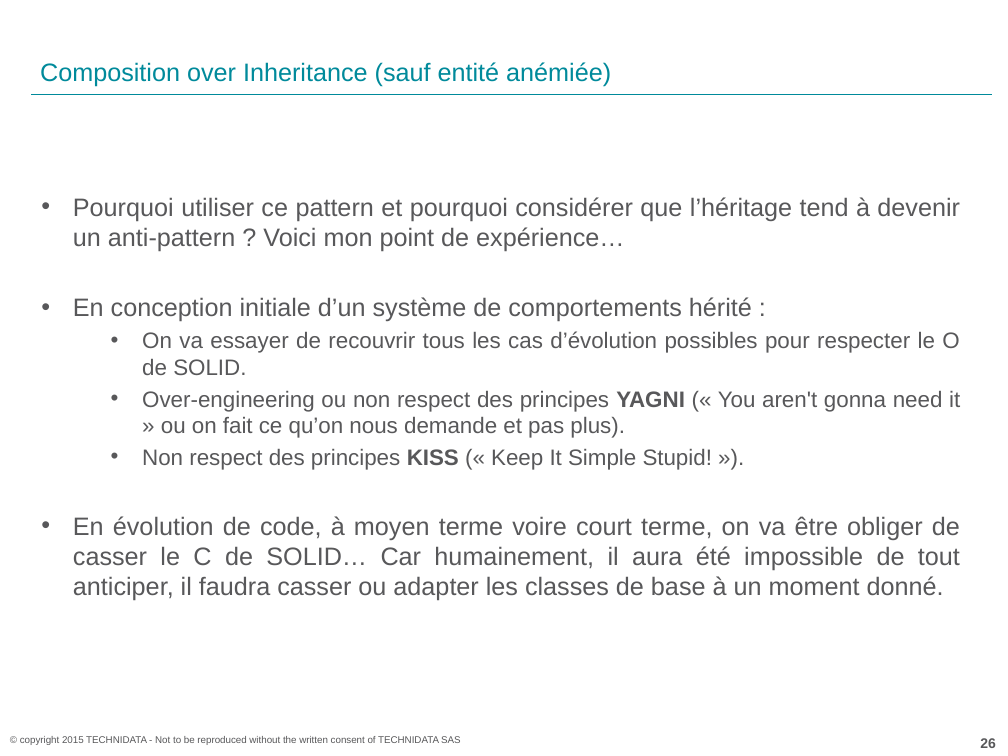
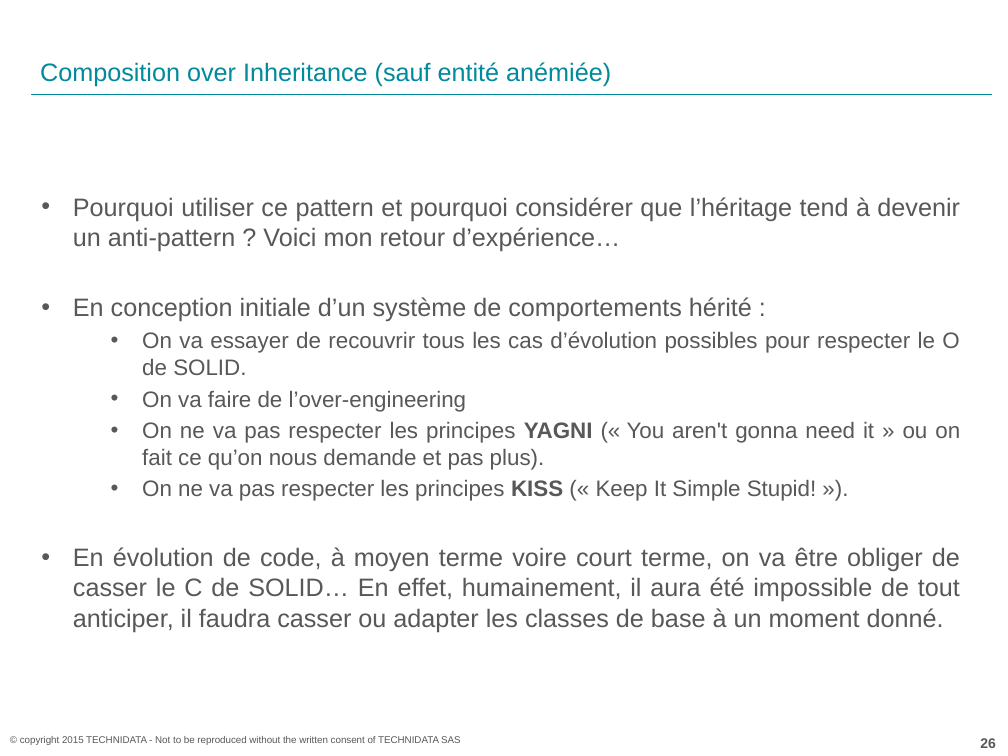
Before and after one commit to acoudene/ObjectCalisthenics, a slide deck: slide 26 of ObjectCalisthenics.pptx. Drawn at 1008x756 pixels with LibreOffice and Linux fonts; fonts in the diff are those of the drawing; background and template pictures are left out. Boxes give left, top, right and bottom in pixels: in the first picture for what was removed or moved away, otherwise in the second. Text is boxed around its words. In the diff, an @@ line names an element or a change of style, - is before the commit and + after.

Commit message:
Update powerpoint

```diff
--- a/ObjectCalisthenics.pptx
+++ b/ObjectCalisthenics.pptx
@@ text at [73, 197, 960, 251]: text changed @@
-• Pourquoi utiliser ce pattern et pourquoi considérer que l’héritage tend à devenir un anti-pattern ? Voici mon point de expérience…
+• Pourquoi utiliser ce pattern et pourquoi considérer que l’héritage tend à devenir un anti-pattern ? Voici mon retour d’expérience…
@@ text at [73, 391, 960, 632]: text changed @@
-  • Over-engineering ou non respect des principes YAGNI (« You aren't gonna need it » ou on fait ce qu’on nous demande et pas plus).
-  • Non respect des principes KISS (« Keep It Simple Stupid! »).
-• En évolution de code, à moyen terme voire court terme, on va être obliger de casser le C de SOLID… Car humainement, il aura été impossible de tout anticiper, il faudra casser ou adapter les classes de base à un moment donné.
+  • On va faire de l’over-engineering
+  • On ne va pas respecter les principes YAGNI (« You aren't gonna need it » ou on fait ce qu’on nous demande et pas plus).
+  • On ne va pas respecter les principes KISS (« Keep It Simple Stupid! »).
+• En évolution de code, à moyen terme voire court terme, on va être obliger de casser le C de SOLID… En effet, humainement, il aura été impossible de tout anticiper, il faudra casser ou adapter les classes de base à un moment donné.
```
